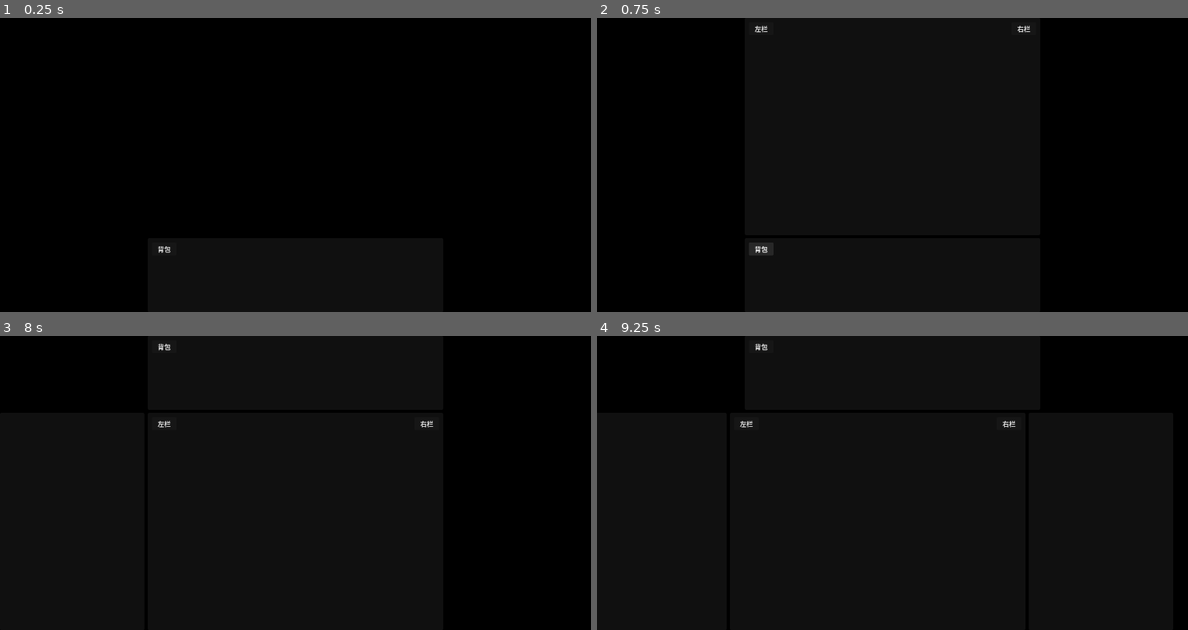
Above: before the commit, frames 1-4 (two rows, left to right).
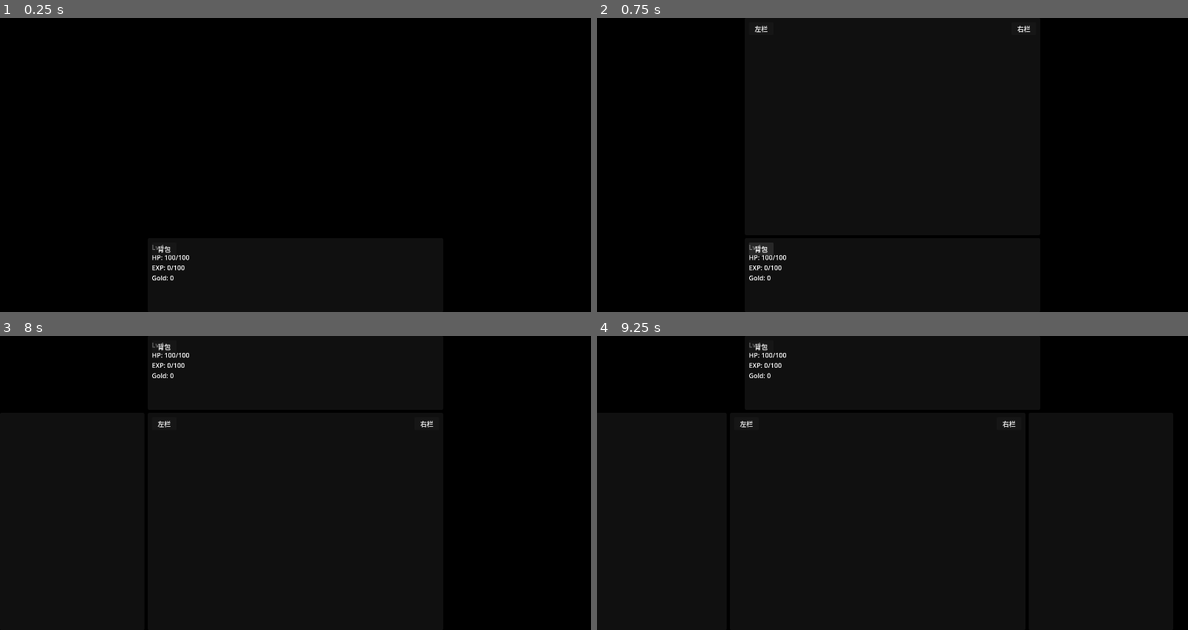
Above: after the commit, the same moments.

Repository: xiaowei2016/roguefall
Game: Godot game, scene res://scenes/main.tscn
The game is run twice, just before and just after one commit, with the same random seed, the same clock (stepped at 60 frames per second) and the same inputs.
Inputs (mouse positions are in pixels of both pictures, inside the frame that each line leads up to):
- Up to frame 1 (0.25 s): no input
- Up to frame 2 (0.75 s): click "背包" at 0.5 s
- Up to frame 3 (8 s): click "左栏" at 1.25 s; click "右栏" at 2 s; click "左栏" at 2.75 s; click "右栏" at 3.5 s; click "背包" at 4.25 s; click "背包" at 5 s; click "左栏" at 5.75 s; click "右栏" at 6.5 s; tap Enter at 7.25 s; drag from (76, 444) to (354, 418) at 7.27 s
- Up to frame 4 (9.25 s): drag from (892, 521) to (862, 541) at 8.02 s; tap Space at 8.75 s; move the mouse to (892, 374) at 8.77 s; click (892, 374) at 8.92 s

The runs differ from the first frame. In frame 1, 0.2% of the frame differs, in the area x 25-32%, y 77-90%; in frame 2, 0.2%; in frame 3, 0.2%; in frame 4, 0.2%.

Commit message:
feat: add GameData and battle bar status display

Diff:
--- a/project.godot
+++ b/project.godot
@@ -29,3 +29,7 @@
 renderer/rendering_method="gl_compatibility"
 viewport/transparent_background=true
 environment/default_clear_color=Color(0, 0, 0, 0)
+
+[autoload]
+
+GameData="*res://scripts/game_data.gd"
--- a/scenes/main.tscn
+++ b/scenes/main.tscn
@@ -117,6 +117,38 @@
 mouse_filter = 0
 script = ExtResource("2_dragzone")
 
+[node name="LvLabel" type="Label" parent="PanelRoot/BattleBar/Panel"]
+layout_mode = 3
+offset_left = 10.0
+offset_top = 10.0
+offset_right = 160.0
+offset_bottom = 30.0
+text = "Lv 1"
+
+[node name="HpLabel" type="Label" parent="PanelRoot/BattleBar/Panel"]
+layout_mode = 3
+offset_left = 10.0
+offset_top = 35.0
+offset_right = 160.0
+offset_bottom = 55.0
+text = "HP: 100/100"
+
+[node name="ExpLabel" type="Label" parent="PanelRoot/BattleBar/Panel"]
+layout_mode = 3
+offset_left = 10.0
+offset_top = 60.0
+offset_right = 160.0
+offset_bottom = 80.0
+text = "EXP: 0/100"
+
+[node name="GoldLabel" type="Label" parent="PanelRoot/BattleBar/Panel"]
+layout_mode = 3
+offset_left = 10.0
+offset_top = 85.0
+offset_right = 160.0
+offset_bottom = 105.0
+text = "Gold: 0"
+
 [node name="Button" type="Button" parent="PanelRoot/BattleBar"]
 layout_mode = 3
 offset_left = 10.0
--- /dev/null
+++ b/scripts/game_data.gd
@@ -0,0 +1,10 @@
+extends Node
+
+var level: int = 1
+var hp: int = 100
+var max_hp: int = 100
+var exp: int = 0
+var next_exp: int = 100
+var gold: int = 0
+var attack: int = 10
+var defense: int = 5
--- a/scripts/main.gd
+++ b/scripts/main.gd
@@ -75,6 +75,7 @@
 
 	_apply_mode(Mode.BATTLE_ONLY)
 	_loading = false
+	_refresh_battle_bar()
 	print("[roguefall] INIT OK  mode=%d  win=(%d,%d)  size=(%d,%d)  anchor=(%d,%d)  rest_x=%d" % [
 		_current_mode, win.position.x, win.position.y, win.size.x, win.size.y,
 		_battle_anchor_screen_x, _battle_anchor_screen_y, BATTLE_REST_X
@@ -325,3 +326,10 @@
 		Mode.LEFT_CENTER_BATTLE: _apply_mode(Mode.FULL)
 		Mode.CENTER_RIGHT_BATTLE: _apply_mode(Mode.CENTER_BATTLE)
 		Mode.FULL: _apply_mode(Mode.LEFT_CENTER_BATTLE)
+
+
+func _refresh_battle_bar() -> void:
+	$PanelRoot/BattleBar/Panel/LvLabel.text = "Lv " + str(GameData.level)
+	$PanelRoot/BattleBar/Panel/HpLabel.text = "HP: " + str(GameData.hp) + "/" + str(GameData.max_hp)
+	$PanelRoot/BattleBar/Panel/ExpLabel.text = "EXP: " + str(GameData.exp) + "/" + str(GameData.next_exp)
+	$PanelRoot/BattleBar/Panel/GoldLabel.text = "Gold: " + str(GameData.gold)
